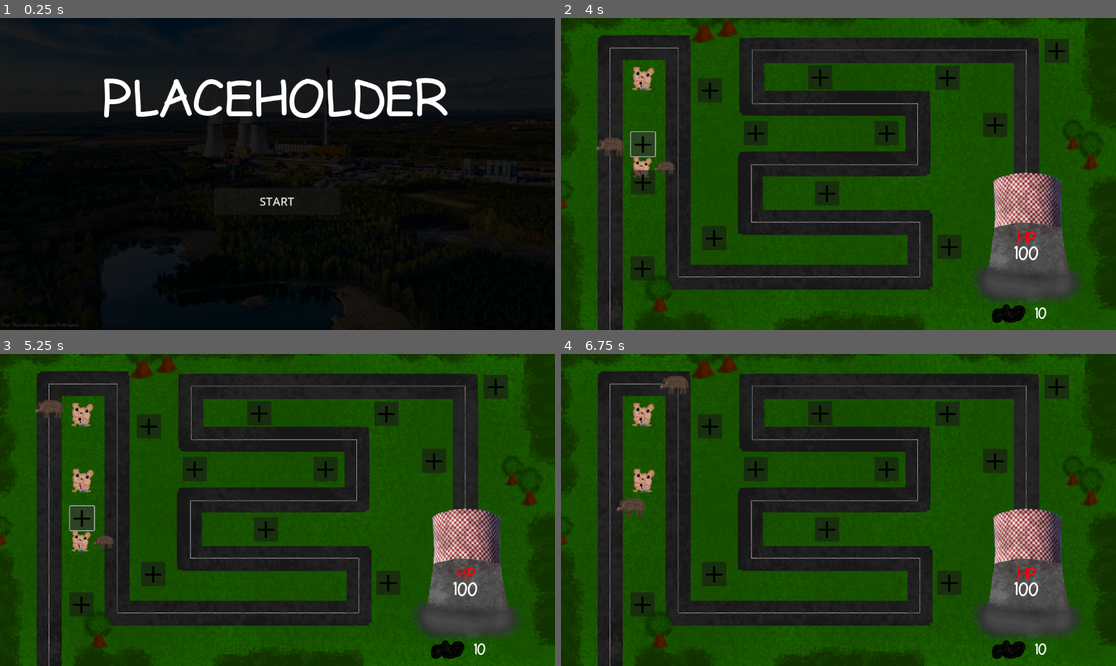
Above: before the commit, frames 1-4 (two rows, left to right).
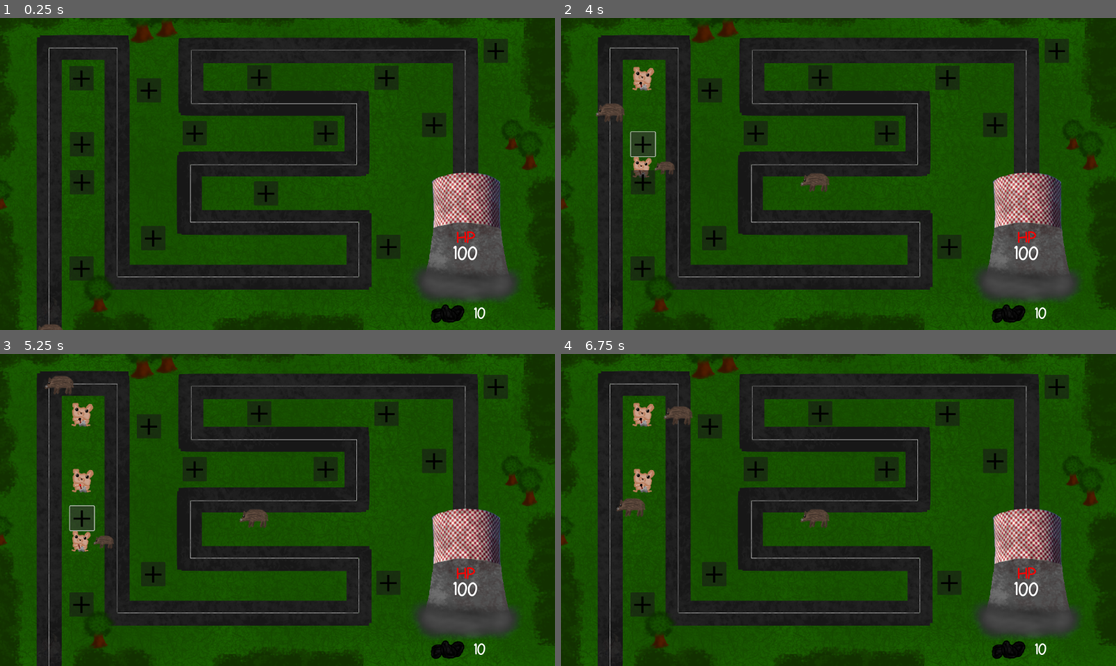
Above: after the commit, the same moments.

Repository: niejajestem/hackathon_ckziu
Game: Godot game, scene res://scenes/map.tscn
The game is run twice, just before and just after one commit, with the same random seed, the same clock (stepped at 60 frames per second) and the same inputs. Before the commit the project starts from res://scenes/mainmenu.tscn.
Inputs (mouse positions are in pixels of both pictures, inside the frame that each line leads up to):
- Up to frame 1 (0.25 s): no input
- Up to frame 2 (4 s): click (838, 202) at 0.5 s, where only the run before the commit has a clickable "START"; click (644, 77) at 1.27 s; click (638, 102) at 2.02 s; click (849, 217) at 2.77 s; click (644, 142) at 3.52 s
- Up to frame 3 (5.25 s): click (83, 503) at 4.25 s; click (83, 519) at 5.02 s
- Up to frame 4 (6.75 s): click (666, 541) at 5.75 s

The runs differ from the first frame. In frame 1, 82% of the frame differs, in the area x 0-100%, y 0-100%; in frame 2, 0.9%; in frame 3, 0.9%; in frame 4, 0.9%.

Commit message:
idk 8976321

Diff:
--- a/new-game-project/project.godot
+++ b/new-game-project/project.godot
@@ -11,7 +11,7 @@
 [application]
 
 config/name="Hackathon_td"
-run/main_scene="uid://i3ogdlresmu4"
+run/main_scene="uid://kg2stjr66a2v"
 config/features=PackedStringArray("4.4", "Forward Plus")
 config/icon="res://icon.svg"
 
--- a/new-game-project/scenes/attack.gd
+++ b/new-game-project/scenes/attack.gd
@@ -1,4 +1,4 @@
 extends Node2D
 
 func _on_area_2d_area_entered(area: Area2D) -> void:
-	print('asdkjasdkmj')
+	print("asdklnxxxxxx")
--- a/new-game-project/scenes/chomik.tscn
+++ b/new-game-project/scenes/chomik.tscn
@@ -1,10 +1,12 @@
-[gd_scene load_steps=3 format=3 uid="uid://crcqx4585a863"]
+[gd_scene load_steps=4 format=3 uid="uid://cvyu51qg7800k"]
 
-[ext_resource type="Script" path="res://scenes/bullet_spawner.gd" id="1_w514o"]
+[ext_resource type="Script" uid="uid://cv3ewfto8woe" path="res://scenes/attack.gd" id="1_mr8ar"]
+[ext_resource type="Script" uid="uid://cbqtoex0j4rc5" path="res://scenes/bullet_spawner.gd" id="1_w514o"]
 [ext_resource type="Texture2D" uid="uid://cp3u1ainyd4fj" path="res://sprites/chomik.png" id="2_mr8ar"]
 
 [node name="Node2D" type="Node2D"]
 scale = Vector2(0.8, 0.8)
+script = ExtResource("1_mr8ar")
 
 [node name="BulletSpawner" type="Node2D" parent="."]
 z_index = 1
Not shown: 1 places in new-game-project/scenes/dzik.tscn that only renumber resources
Not shown: 1 places in new-game-project/scenes/gameUI.tscn that only renumber resources
Not shown: 1 places in new-game-project/scenes/mainmenu.tscn that only renumber resources
Not shown: 1 places in new-game-project/scenes/map.tscn that only renumber resources
